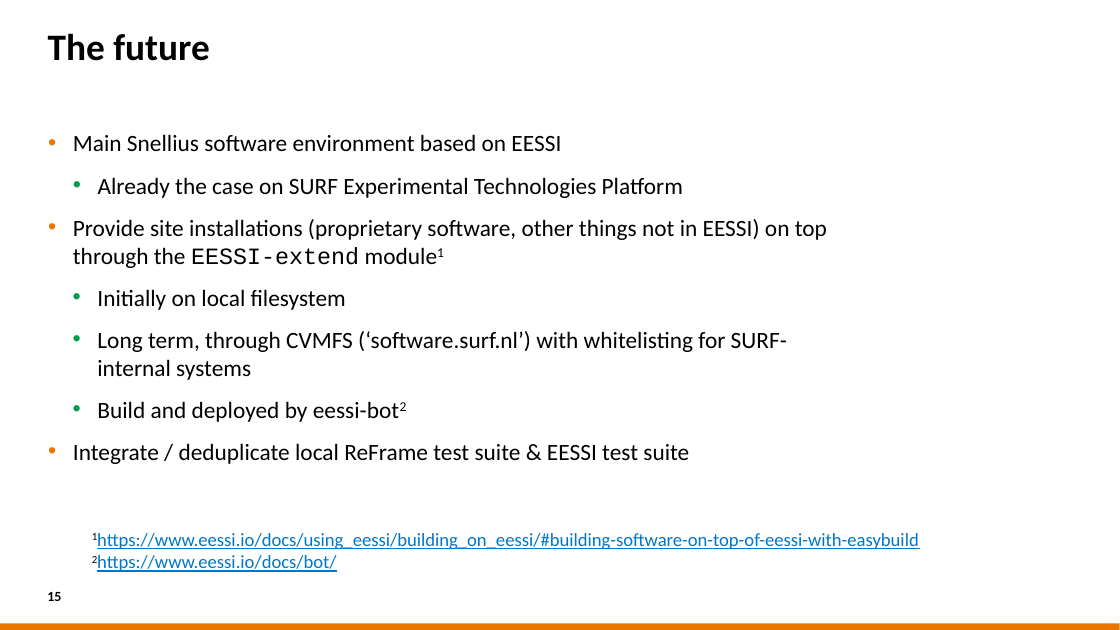
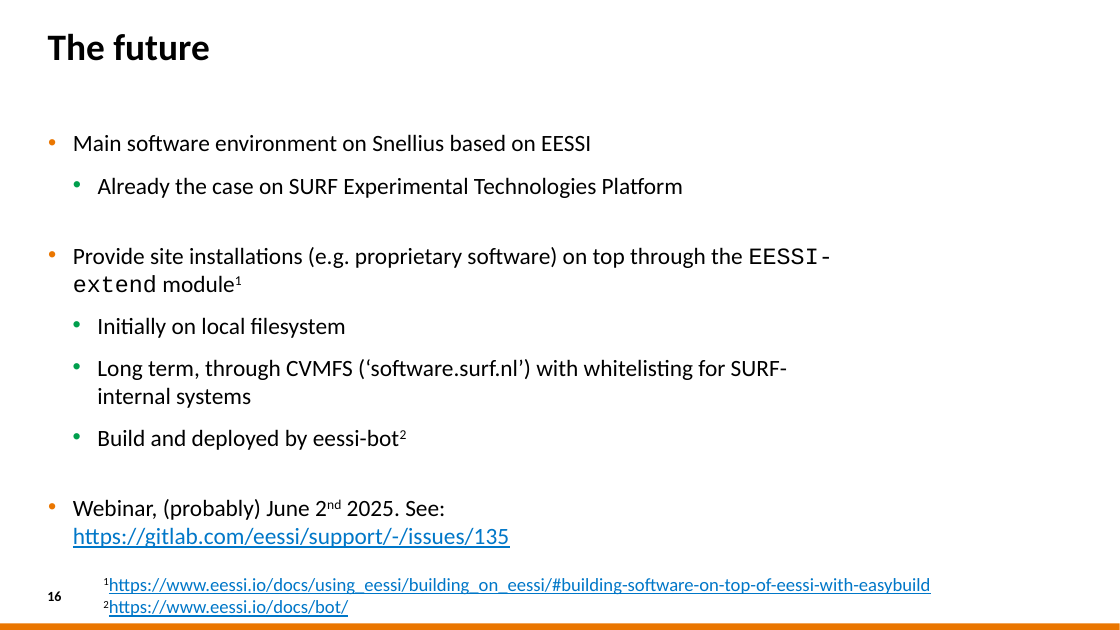
Before and after one commit to casparvl/EUM25, a slide deck: slide 16 of 2025-03-18 EasyBuild User Meeting - EasyBuild at SURF.pptx (slide 15 before the commit). Drawn at 1120x630 pixels with LibreOffice and Linux fonts; fonts in the diff are those of the drawing; background and template pictures are left out. Boxes give left, top, right and bottom in pixels: in the first picture for what was removed or moved away, otherwise in the second. Text is boxed around its words. In the diff, an @@ line names an element or a change of style, - is before the commit and + after.

```diff
--- a/2025-03-18 EasyBuild User Meeting - EasyBuild at SURF.pptx
+++ b/2025-03-18 EasyBuild User Meeting - EasyBuild at SURF.pptx
@@ text at bbox=[73, 134, 591, 151]: text changed @@
-• Main Snellius software environment based on EESSI
+• Main software environment on Snellius based on EESSI
@@ text at bbox=[73, 247, 833, 293]: text changed @@
-• Provide site installations (proprietary software, other things not in EESSI) on top through the EESSI-extend module1
+• Provide site installations (e.g. proprietary software) on top through the EESSI-extend module1
@@ text at bbox=[73, 499, 509, 548]: text changed; text colour #000000 to #0077C8 @@
-• Integrate / deduplicate local ReFrame test suite & EESSI test suite
+• Webinar, (probably) June 2nd 2025. See: https://gitlab.com/eessi/support/-/issues/135
@@ text "1https://www.eessi.io/docs/using_eessi/building_on_eessi/#bu ...": place and size @@
-text "1https://www.eessi.io/docs/using_eessi/building_on_eessi/#bu ..." at bbox=[97, 533, 919, 572]
+text "1https://www.eessi.io/docs/using_eessi/building_on_eessi/#bu ..." at bbox=[109, 578, 931, 617]
```
Also in this commit, not shown: 7 other slides changed, 2 slides added, 1 other file.
